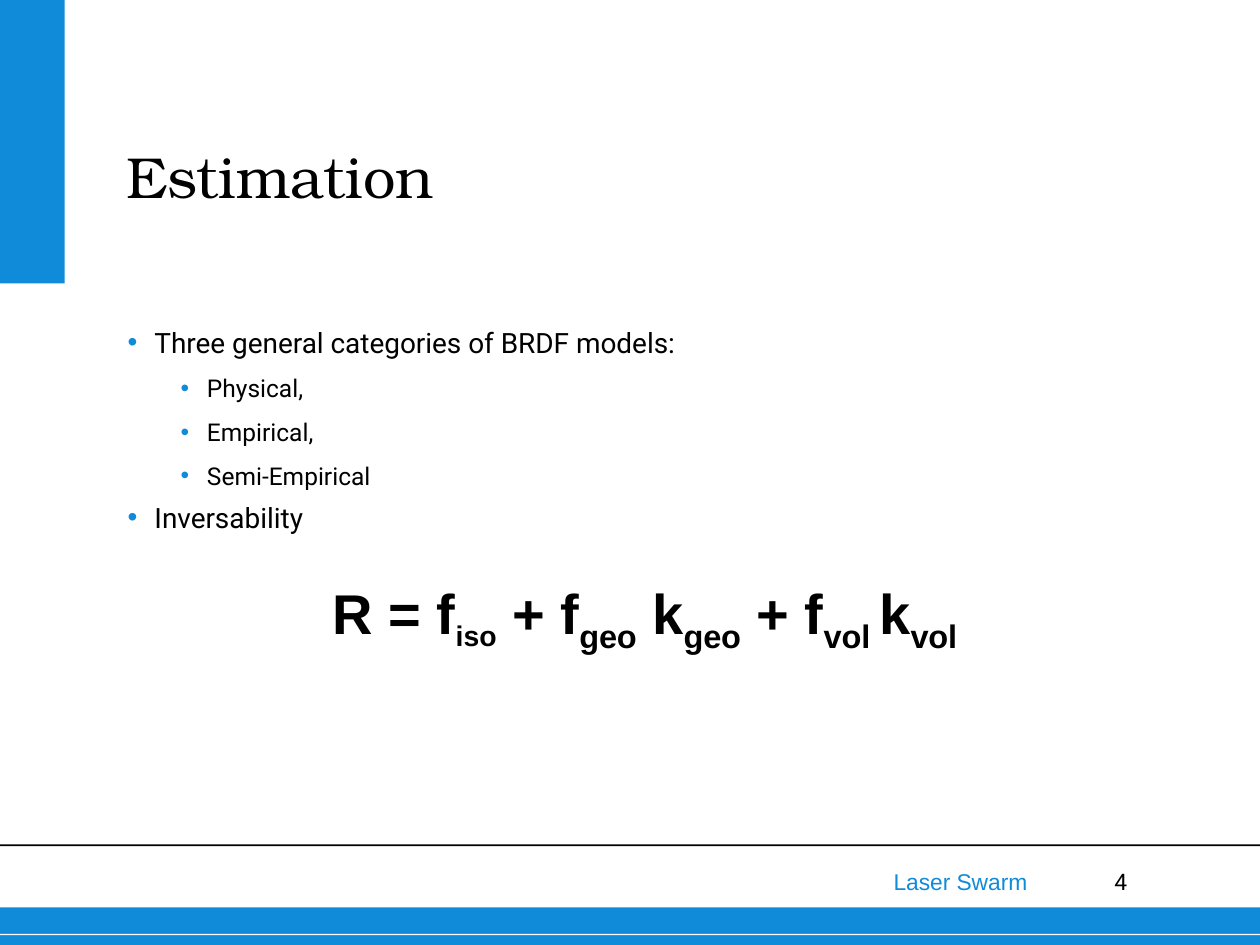
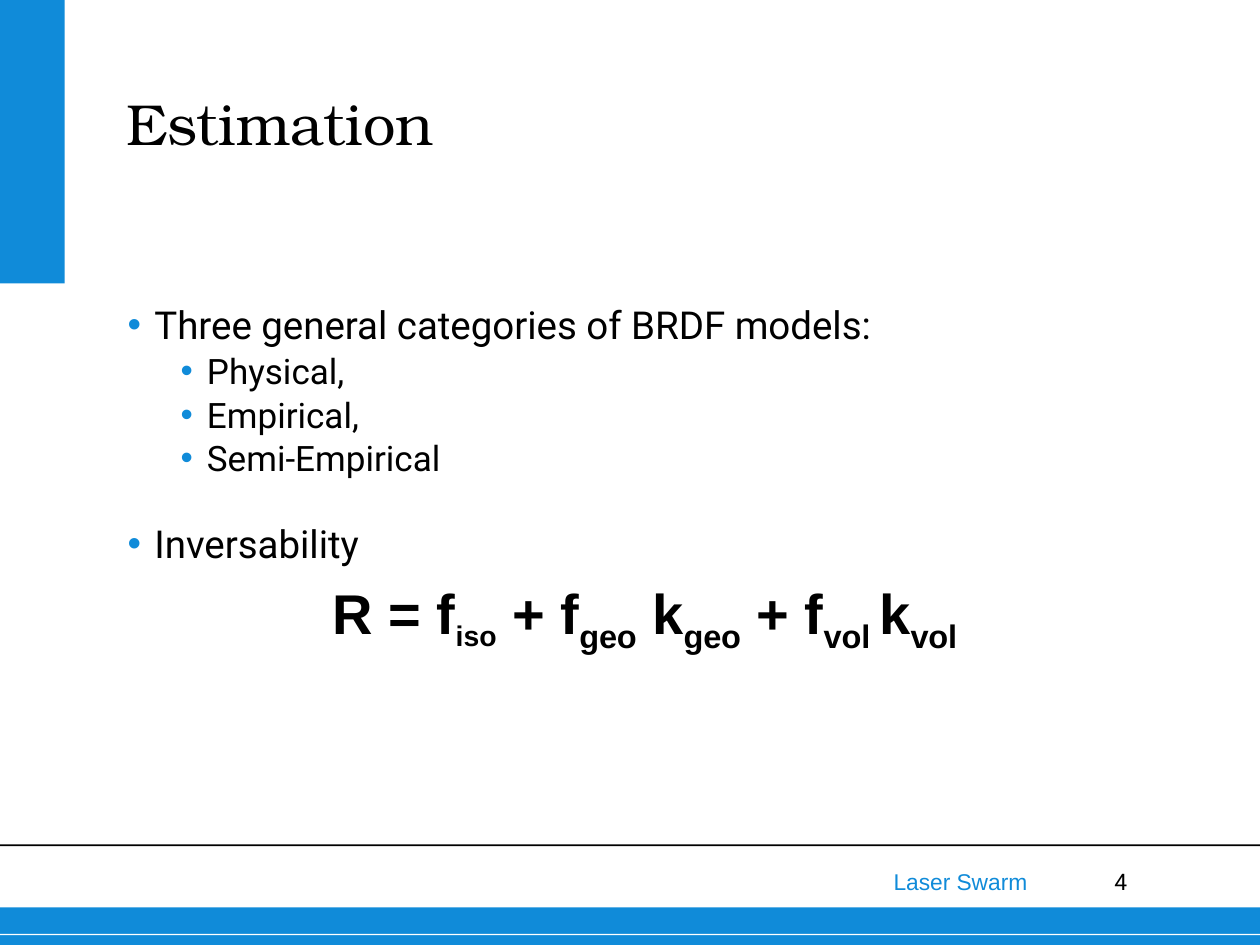
Before and after one commit to thewisenerd/laser-swarm, a slide deck: slide 4 of finalPresentation/subsections/BRDF.ppt. Drawn at 1260x945 pixels with LibreOffice and Linux fonts; fonts in the diff are those of the drawing; background and template pictures are left out. Boxes give left, top, right and bottom in pixels: in the first picture for what was removed or moved away, otherwise in the second. Text is boxed around its words. In the diff, an @@ line names an element or a change of style, - is before the commit and + after.

Commit message:
Added brdf

```diff
--- a/finalPresentation/subsections/BRDF.ppt
+++ b/finalPresentation/subsections/BRDF.ppt
@@ text "Estimation": place and size @@
-text "Estimation" at <box>126,158,433,199</box>
+text "Estimation" at <box>126,105,433,146</box>
@@ text "Three general categories of BRDF ...": place and size @@
-text "Three general categories of BRDF ..." at <box>154,331,675,534</box>
+text "Three general categories of BRDF ..." at <box>154,309,871,567</box>
@@ text "Three general categories of BRDF ..." at <box>154,309,871,567</box>: size 16 to 22 pt in "Three general categories of BRDF models:", "Inversability"; size 14 to 20 pt in "Physical,", "Empirical,", "Semi-Empirical" @@
```
Also in this commit, not shown: 5 other slides changed.
